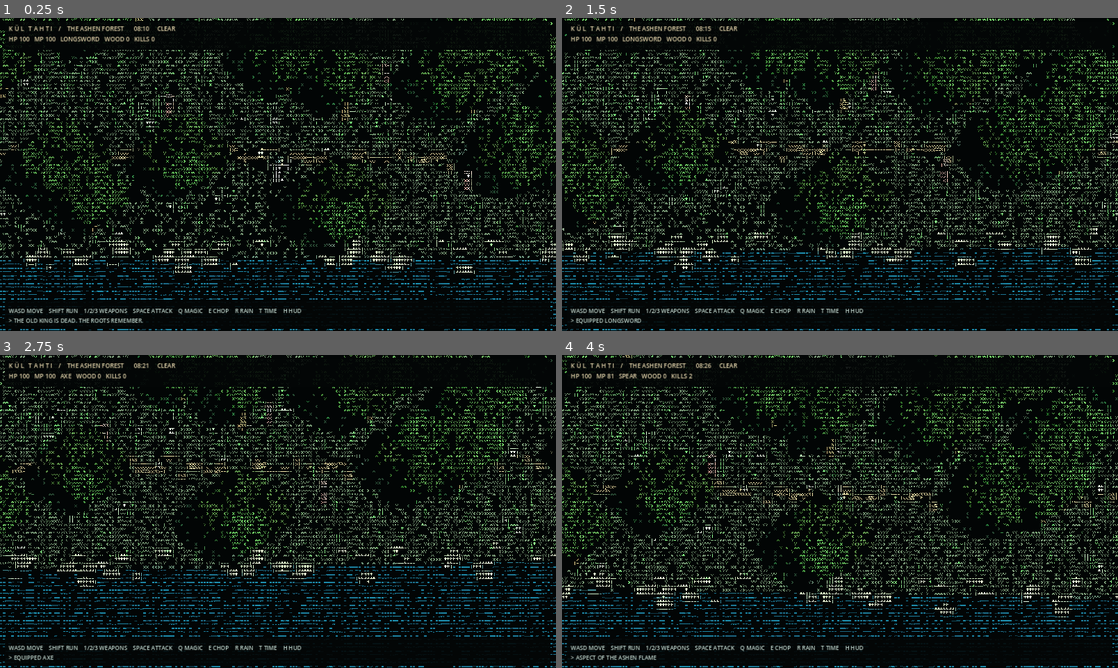
Above: before the commit, frames 1-4 (two rows, left to right).
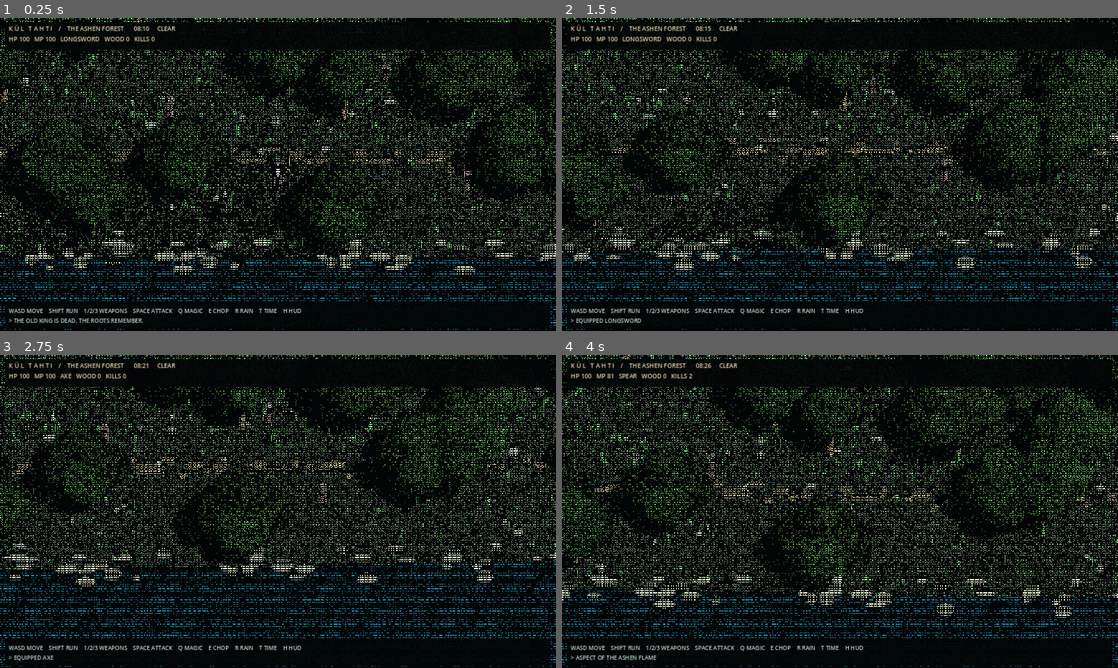
Above: after the commit, the same moments.

Repository: furkhans4o4-create/KUL-TAHTI
Game: Godot game, scene res://scenes/main.tscn
Same seed, same stepped clock (60 frames per second), same inputs: the game is played once before the commit and once after it.
Inputs:
- Up to frame 1 (0.25 s): no input
- Up to frame 2 (1.5 s): tap Enter at 0.5 s; hold D 0.53-1.28 s; hold Shift 0.53-1.28 s; tap Space at 0.77 s; hold S from 1.28 s (still down); tap 1 at 1.35 s
- Up to frame 3 (2.75 s): tap Space at 1.52 s; release S at 2.03 s; hold D from 2.03 s (still down); tap 2 at 2.1 s
- Up to frame 4 (4 s): release D at 2.78 s; hold W 2.78-3.53 s; tap 3 at 2.85 s; tap Space at 3.02, 3.77 s; hold A from 3.53 s (still down); tap Q at 3.6 s

The runs differ from the first frame. In frame 1, 19% of the frame differs, in the area x 0-100%, y 0-100%; in frame 2, 19%; in frame 3, 20%; in frame 4, 20%.

Commit message:
Increase ASCII sampling resolution to preserve spatial details

Diff:
--- a/scripts/main.gd
+++ b/scripts/main.gd
@@ -59,7 +59,7 @@
 func _resize() -> void:
     var s = get_viewport_rect().size
     viewport.size = Vector2i(maxi(640, int(s.x)), maxi(360, int(s.y)))
-    effect.set_shader_parameter("glyph_grid", Vector2(maxf(100.0,s.x/6.6),maxf(64.0,s.y/8.8)))
+    effect.set_shader_parameter("glyph_grid", Vector2(maxf(220.0,s.x/3.8),maxf(115.0,s.y/5.1)))
     if bottom_label != null:
         bottom_label.position = Vector2(20,s.y-56.0)
     if header_background != null:
